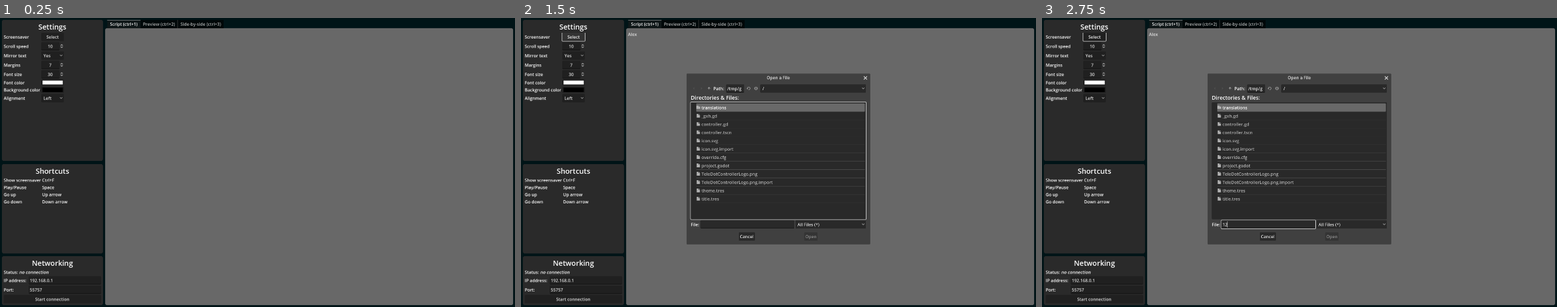
Above: before the commit, frames 1-3 (left to right).
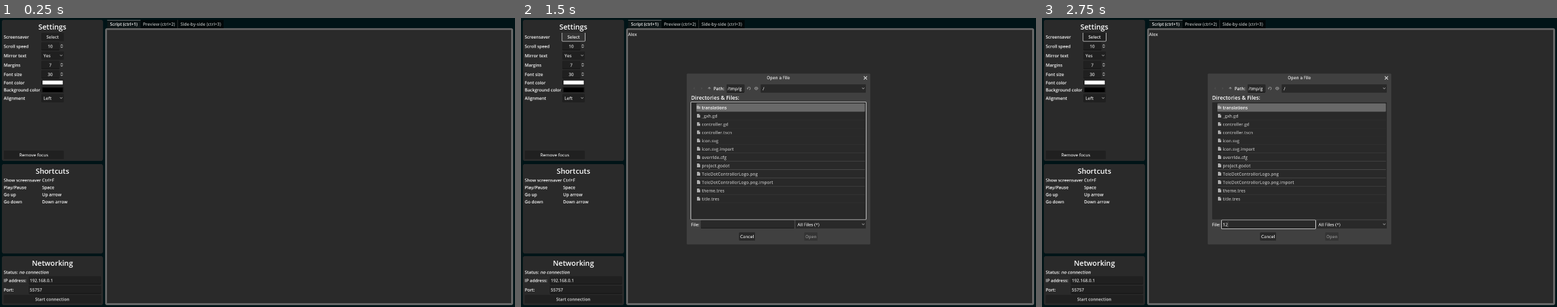
Above: after the commit, the same moments.

Repository: VoylinsGamedevJourney/teledot
Game: Godot game, scene res://controller.tscn
Same seed, same stepped clock (60 frames per second), same inputs: the game is played once before the commit and once after it.
Inputs (mouse positions are in pixels of both pictures, inside the frame that each line leads up to):
- Up to frame 1 (0.25 s): no input
- Up to frame 2 (1.5 s): click (830, 165) at 0.52 s; type "Alex" at 0.6 s; click "Select" at 1.25 s
- Up to frame 3 (2.75 s): click (1268, 223) at 2.02 s; type "12" at 2.1 s

The runs differ from the first frame. In frame 1, 74% of the frame differs, in the area x 3-100%, y 4-99%; in frame 2, 54%; in frame 3, 54%.

Commit message:
Added remove focus button

Diff:
--- a/src_controller/controller.gd
+++ b/src_controller/controller.gd
@@ -57,10 +57,10 @@
 	if event.is_action_pressed("play_pause"):
 		print("play/pause pressed")
 		send_command("command_play_pause", null)
-	if event.is_action_pressed("move_down"):
-		send_command("command_move_down", null)
-	if event.is_action_pressed("move_up"):
-		send_command("command_move_up", null)
+	if event.is_action("move_down"):
+		send_command("command_move_down", 60)
+	if event.is_action("move_up"):
+		send_command("command_move_up", 60)
 
 
 func connection_changed() -> void:
@@ -205,3 +205,7 @@
 	var image := Image.load_from_file(path)
 	tex.set_image(image)
 	$Screensaver/ScreensaverTexture.texture = tex
+
+
+func _on_remove_focus_button_pressed() -> void:
+	get_viewport().gui_release_focus()
--- a/src_controller/controller.tscn
+++ b/src_controller/controller.tscn
@@ -1,8 +1,14 @@
-[gd_scene load_steps=6 format=3 uid="uid://bqi78vhexs7gv"]
+[gd_scene load_steps=8 format=3 uid="uid://bqi78vhexs7gv"]
 
 [ext_resource type="Theme" uid="uid://dt4slcvh1rugo" path="res://theme.tres" id="1_2beuo"]
 [ext_resource type="Script" path="res://controller.gd" id="1_51ox2"]
 [ext_resource type="LabelSettings" uid="uid://tqv2bcmchynl" path="res://title.tres" id="2_n4yov"]
+
+[sub_resource type="StyleBoxFlat" id="StyleBoxFlat_hjhdp"]
+bg_color = Color(0.294118, 0.294118, 0.294118, 1)
+
+[sub_resource type="StyleBoxFlat" id="StyleBoxFlat_v3pw2"]
+bg_color = Color(0.294118, 0.294118, 0.294118, 1)
 
 [sub_resource type="Gradient" id="Gradient_m5bjm"]
 offsets = PackedFloat32Array(0)
@@ -60,24 +66,28 @@
 layout_mode = 2
 size_flags_vertical = 3
 
-[node name="SettingsGrid" type="GridContainer" parent="MarginContainer/HSplit/VSplit/SettingsContainer/VBox/SettingsScroll"]
+[node name="VBox" type="VBoxContainer" parent="MarginContainer/HSplit/VSplit/SettingsContainer/VBox/SettingsScroll"]
+layout_mode = 2
+size_flags_vertical = 3
+
+[node name="SettingsGrid" type="GridContainer" parent="MarginContainer/HSplit/VSplit/SettingsContainer/VBox/SettingsScroll/VBox"]
 layout_mode = 2
 size_flags_vertical = 3
 columns = 2
 
-[node name="ScreensaverLabel" type="Label" parent="MarginContainer/HSplit/VSplit/SettingsContainer/VBox/SettingsScroll/SettingsGrid"]
+[node name="ScreensaverLabel" type="Label" parent="MarginContainer/HSplit/VSplit/SettingsContainer/VBox/SettingsScroll/VBox/SettingsGrid"]
 layout_mode = 2
 text = "SETTING_SCREENSAVER"
 
-[node name="ScreenSaverButton" type="Button" parent="MarginContainer/HSplit/VSplit/SettingsContainer/VBox/SettingsScroll/SettingsGrid"]
+[node name="ScreenSaverButton" type="Button" parent="MarginContainer/HSplit/VSplit/SettingsContainer/VBox/SettingsScroll/VBox/SettingsGrid"]
 layout_mode = 2
 text = "Select"
 
-[node name="ScrollSpeedLabel" type="Label" parent="MarginContainer/HSplit/VSplit/SettingsContainer/VBox/SettingsScroll/SettingsGrid"]
+[node name="ScrollSpeedLabel" type="Label" parent="MarginContainer/HSplit/VSplit/SettingsContainer/VBox/SettingsScroll/VBox/SettingsGrid"]
 layout_mode = 2
 text = "SETTING_SCROLL_SPEED"
 
-[node name="ScrollSpeedSpinBox" type="SpinBox" parent="MarginContainer/HSplit/VSplit/SettingsContainer/VBox/SettingsScroll/SettingsGrid"]
+[node name="ScrollSpeedSpinBox" type="SpinBox" parent="MarginContainer/HSplit/VSplit/SettingsContainer/VBox/SettingsScroll/VBox/SettingsGrid"]
 unique_name_in_owner = true
 layout_mode = 2
 min_value = 1.0
@@ -85,11 +95,11 @@
 value = 10.0
 alignment = 1
 
-[node name="MirrorTextLabel" type="Label" parent="MarginContainer/HSplit/VSplit/SettingsContainer/VBox/SettingsScroll/SettingsGrid"]
+[node name="MirrorTextLabel" type="Label" parent="MarginContainer/HSplit/VSplit/SettingsContainer/VBox/SettingsScroll/VBox/SettingsGrid"]
 layout_mode = 2
 text = "SETTING_MIRROR_TEXT"
 
-[node name="MirrorOptionButton" type="OptionButton" parent="MarginContainer/HSplit/VSplit/SettingsContainer/VBox/SettingsScroll/SettingsGrid"]
+[node name="MirrorOptionButton" type="OptionButton" parent="MarginContainer/HSplit/VSplit/SettingsContainer/VBox/SettingsScroll/VBox/SettingsGrid"]
 unique_name_in_owner = true
 layout_mode = 2
 item_count = 2
@@ -99,22 +109,22 @@
 popup/item_1/text = "Yes"
 popup/item_1/id = 1
 
-[node name="MarginsLabel" type="Label" parent="MarginContainer/HSplit/VSplit/SettingsContainer/VBox/SettingsScroll/SettingsGrid"]
+[node name="MarginsLabel" type="Label" parent="MarginContainer/HSplit/VSplit/SettingsContainer/VBox/SettingsScroll/VBox/SettingsGrid"]
 layout_mode = 2
 text = "SETTING_MARGINS"
 
-[node name="MarginSpinBox" type="SpinBox" parent="MarginContainer/HSplit/VSplit/SettingsContainer/VBox/SettingsScroll/SettingsGrid"]
+[node name="MarginSpinBox" type="SpinBox" parent="MarginContainer/HSplit/VSplit/SettingsContainer/VBox/SettingsScroll/VBox/SettingsGrid"]
 unique_name_in_owner = true
 layout_mode = 2
 max_value = 200.0
 value = 7.0
 alignment = 1
 
-[node name="FontSizeLabel" type="Label" parent="MarginContainer/HSplit/VSplit/SettingsContainer/VBox/SettingsScroll/SettingsGrid"]
+[node name="FontSizeLabel" type="Label" parent="MarginContainer/HSplit/VSplit/SettingsContainer/VBox/SettingsScroll/VBox/SettingsGrid"]
 layout_mode = 2
 text = "SETTING_FONT_SIZE"
 
-[node name="FontSizeSpinBox" type="SpinBox" parent="MarginContainer/HSplit/VSplit/SettingsContainer/VBox/SettingsScroll/SettingsGrid"]
+[node name="FontSizeSpinBox" type="SpinBox" parent="MarginContainer/HSplit/VSplit/SettingsContainer/VBox/SettingsScroll/VBox/SettingsGrid"]
 unique_name_in_owner = true
 layout_mode = 2
 min_value = 13.0
@@ -122,28 +132,28 @@
 value = 30.0
 alignment = 1
 
-[node name="ColorFontLabel" type="Label" parent="MarginContainer/HSplit/VSplit/SettingsContainer/VBox/SettingsScroll/SettingsGrid"]
+[node name="ColorFontLabel" type="Label" parent="MarginContainer/HSplit/VSplit/SettingsContainer/VBox/SettingsScroll/VBox/SettingsGrid"]
 layout_mode = 2
 text = "SETTING_COLOR_FONT"
 
-[node name="FontColorPicker" type="ColorPickerButton" parent="MarginContainer/HSplit/VSplit/SettingsContainer/VBox/SettingsScroll/SettingsGrid"]
+[node name="FontColorPicker" type="ColorPickerButton" parent="MarginContainer/HSplit/VSplit/SettingsContainer/VBox/SettingsScroll/VBox/SettingsGrid"]
 unique_name_in_owner = true
 layout_mode = 2
 color = Color(1, 1, 1, 1)
 
-[node name="ColorBackgroundLabel" type="Label" parent="MarginContainer/HSplit/VSplit/SettingsContainer/VBox/SettingsScroll/SettingsGrid"]
+[node name="ColorBackgroundLabel" type="Label" parent="MarginContainer/HSplit/VSplit/SettingsContainer/VBox/SettingsScroll/VBox/SettingsGrid"]
 layout_mode = 2
 text = "SETTING_COLOR_BACKGROUND"
 
-[node name="BackgroundColorPicker" type="ColorPickerButton" parent="MarginContainer/HSplit/VSplit/SettingsContainer/VBox/SettingsScroll/SettingsGrid"]
-unique_name_in_owner = true
-layout_mode = 2
-
-[node name="AlignmentLabel" type="Label" parent="MarginContainer/HSplit/VSplit/SettingsContainer/VBox/SettingsScroll/SettingsGrid"]
+[node name="BackgroundColorPicker" type="ColorPickerButton" parent="MarginContainer/HSplit/VSplit/SettingsContainer/VBox/SettingsScroll/VBox/SettingsGrid"]
+unique_name_in_owner = true
+layout_mode = 2
+
+[node name="AlignmentLabel" type="Label" parent="MarginContainer/HSplit/VSplit/SettingsContainer/VBox/SettingsScroll/VBox/SettingsGrid"]
 layout_mode = 2
 text = "SETTING_ALIGNMENT"
 
-[node name="AlignmentOptionButton" type="OptionButton" parent="MarginContainer/HSplit/VSplit/SettingsContainer/VBox/SettingsScroll/SettingsGrid"]
+[node name="AlignmentOptionButton" type="OptionButton" parent="MarginContainer/HSplit/VSplit/SettingsContainer/VBox/SettingsScroll/VBox/SettingsGrid"]
 unique_name_in_owner = true
 layout_mode = 2
 item_count = 3
@@ -155,6 +165,10 @@
 popup/item_2/text = "Right"
 popup/item_2/id = 2
 
+[node name="RemoveFocusButton" type="Button" parent="MarginContainer/HSplit/VSplit/SettingsContainer/VBox/SettingsScroll/VBox"]
+layout_mode = 2
+text = "Remove focus"
+
 [node name="VBoxContainer" type="VBoxContainer" parent="MarginContainer/HSplit/VSplit"]
 layout_mode = 2
 size_flags_vertical = 3
@@ -289,6 +303,8 @@
 layout_mode = 2
 size_flags_horizontal = 3
 size_flags_vertical = 3
+theme_override_colors/background_color = Color(0.164706, 0.164706, 0.164706, 1)
+wrap_mode = 1
 
 [node name="Preview (ctrl+2)" type="TabBar" parent="MarginContainer/HSplit/ScriptPanel"]
 visible = false
@@ -307,6 +323,7 @@
 layout_mode = 2
 size_flags_horizontal = 3
 size_flags_vertical = 3
+theme_override_styles/normal = SubResource("StyleBoxFlat_hjhdp")
 bbcode_enabled = true
 fit_content = true
 
@@ -332,16 +349,20 @@
 layout_mode = 2
 size_flags_horizontal = 3
 size_flags_vertical = 3
+theme_override_colors/background_color = Color(0.164706, 0.164706, 0.164706, 1)
+wrap_mode = 1
 
 [node name="sbsPreview" type="RichTextLabel" parent="MarginContainer/HSplit/ScriptPanel/Side-by-side (ctrl+3)/ScriptScroll/HBoxContainer"]
 unique_name_in_owner = true
 layout_mode = 2
 size_flags_horizontal = 3
 size_flags_vertical = 3
+theme_override_styles/normal = SubResource("StyleBoxFlat_v3pw2")
 bbcode_enabled = true
 fit_content = true
 
 [node name="Screensaver" type="Button" parent="."]
+visible = false
 layout_mode = 1
 anchors_preset = 15
 anchor_right = 1.0
@@ -360,14 +381,15 @@
 
 [node name="FileDialog" type="FileDialog" parent="Screensaver/ScreensaverTexture"]
 
-[connection signal="pressed" from="MarginContainer/HSplit/VSplit/SettingsContainer/VBox/SettingsScroll/SettingsGrid/ScreenSaverButton" to="." method="_on_screen_saver_button_pressed"]
-[connection signal="value_changed" from="MarginContainer/HSplit/VSplit/SettingsContainer/VBox/SettingsScroll/SettingsGrid/ScrollSpeedSpinBox" to="." method="_on_scroll_speed_spin_box_value_changed"]
-[connection signal="item_selected" from="MarginContainer/HSplit/VSplit/SettingsContainer/VBox/SettingsScroll/SettingsGrid/MirrorOptionButton" to="." method="_on_mirror_option_button_item_selected"]
-[connection signal="value_changed" from="MarginContainer/HSplit/VSplit/SettingsContainer/VBox/SettingsScroll/SettingsGrid/MarginSpinBox" to="." method="_on_margin_spin_box_value_changed"]
-[connection signal="value_changed" from="MarginContainer/HSplit/VSplit/SettingsContainer/VBox/SettingsScroll/SettingsGrid/FontSizeSpinBox" to="." method="_on_font_size_spin_box_value_changed"]
-[connection signal="color_changed" from="MarginContainer/HSplit/VSplit/SettingsContainer/VBox/SettingsScroll/SettingsGrid/FontColorPicker" to="." method="_on_font_color_picker_changed"]
-[connection signal="color_changed" from="MarginContainer/HSplit/VSplit/SettingsContainer/VBox/SettingsScroll/SettingsGrid/BackgroundColorPicker" to="." method="_on_background_color_picker_changed"]
-[connection signal="item_selected" from="MarginContainer/HSplit/VSplit/SettingsContainer/VBox/SettingsScroll/SettingsGrid/AlignmentOptionButton" to="." method="_on_alignment_option_item_selected"]
+[connection signal="pressed" from="MarginContainer/HSplit/VSplit/SettingsContainer/VBox/SettingsScroll/VBox/SettingsGrid/ScreenSaverButton" to="." method="_on_screen_saver_button_pressed"]
+[connection signal="value_changed" from="MarginContainer/HSplit/VSplit/SettingsContainer/VBox/SettingsScroll/VBox/SettingsGrid/ScrollSpeedSpinBox" to="." method="_on_scroll_speed_spin_box_value_changed"]
+[connection signal="item_selected" from="MarginContainer/HSplit/VSplit/SettingsContainer/VBox/SettingsScroll/VBox/SettingsGrid/MirrorOptionButton" to="." method="_on_mirror_option_button_item_selected"]
+[connection signal="value_changed" from="MarginContainer/HSplit/VSplit/SettingsContainer/VBox/SettingsScroll/VBox/SettingsGrid/MarginSpinBox" to="." method="_on_margin_spin_box_value_changed"]
+[connection signal="value_changed" from="MarginContainer/HSplit/VSplit/SettingsContainer/VBox/SettingsScroll/VBox/SettingsGrid/FontSizeSpinBox" to="." method="_on_font_size_spin_box_value_changed"]
+[connection signal="color_changed" from="MarginContainer/HSplit/VSplit/SettingsContainer/VBox/SettingsScroll/VBox/SettingsGrid/FontColorPicker" to="." method="_on_font_color_picker_changed"]
+[connection signal="color_changed" from="MarginContainer/HSplit/VSplit/SettingsContainer/VBox/SettingsScroll/VBox/SettingsGrid/BackgroundColorPicker" to="." method="_on_background_color_picker_changed"]
+[connection signal="item_selected" from="MarginContainer/HSplit/VSplit/SettingsContainer/VBox/SettingsScroll/VBox/SettingsGrid/AlignmentOptionButton" to="." method="_on_alignment_option_item_selected"]
+[connection signal="pressed" from="MarginContainer/HSplit/VSplit/SettingsContainer/VBox/SettingsScroll/VBox/RemoveFocusButton" to="." method="_on_remove_focus_button_pressed"]
 [connection signal="pressed" from="MarginContainer/HSplit/VSplit/VBoxContainer/NetworkingContainer/VBoxContainer/ConnectionButton" to="." method="_on_connection_button_pressed"]
 [connection signal="text_changed" from="MarginContainer/HSplit/ScriptPanel/Script (ctrl+1)/ScriptScroll/ScriptTextEdit" to="." method="_on_script_tab_text_changed"]
 [connection signal="text_changed" from="MarginContainer/HSplit/ScriptPanel/Side-by-side (ctrl+3)/ScriptScroll/HBoxContainer/sbsTextEdit" to="." method="_on_sbs_tab_text_changed"]
